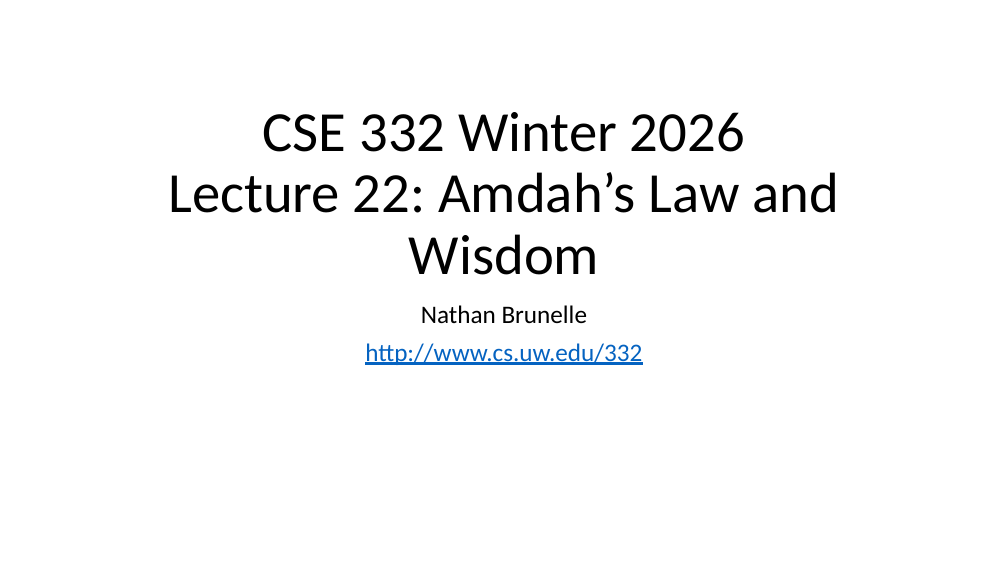
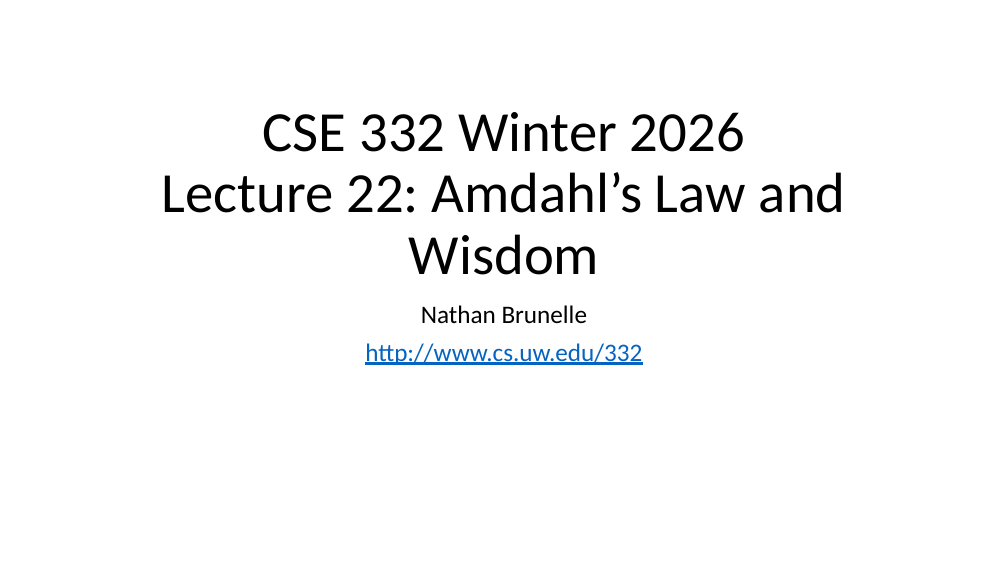
Before and after one commit to natebrunelle/cse332, a slide deck: slide 1 of markdown/files/slides/lecture22_amdahls_wisdom.pptx. Drawn at 1008x567 pixels with LibreOffice and Linux fonts; fonts in the diff are those of the drawing. Boxes give left, top, right and bottom in pixels: in the first picture for what was removed or moved away, otherwise in the second. Text is boxed around its words. In the diff, an @@ line names an element or a change of style, - is before the commit and + after.

```diff
--- a/markdown/files/slides/lecture22_amdahls_wisdom.pptx
+++ b/markdown/files/slides/lecture22_amdahls_wisdom.pptx
@@ title at <box>162,112,846,275</box>: text changed @@
-CSE 332 Winter 2026
-Lecture 22: Amdah’s Law and Wisdom
+CSE 332 Winter 2026
+Lecture 22: Amdahl’s Law and Wisdom
```
Also in this commit, not shown: 2 other files.
